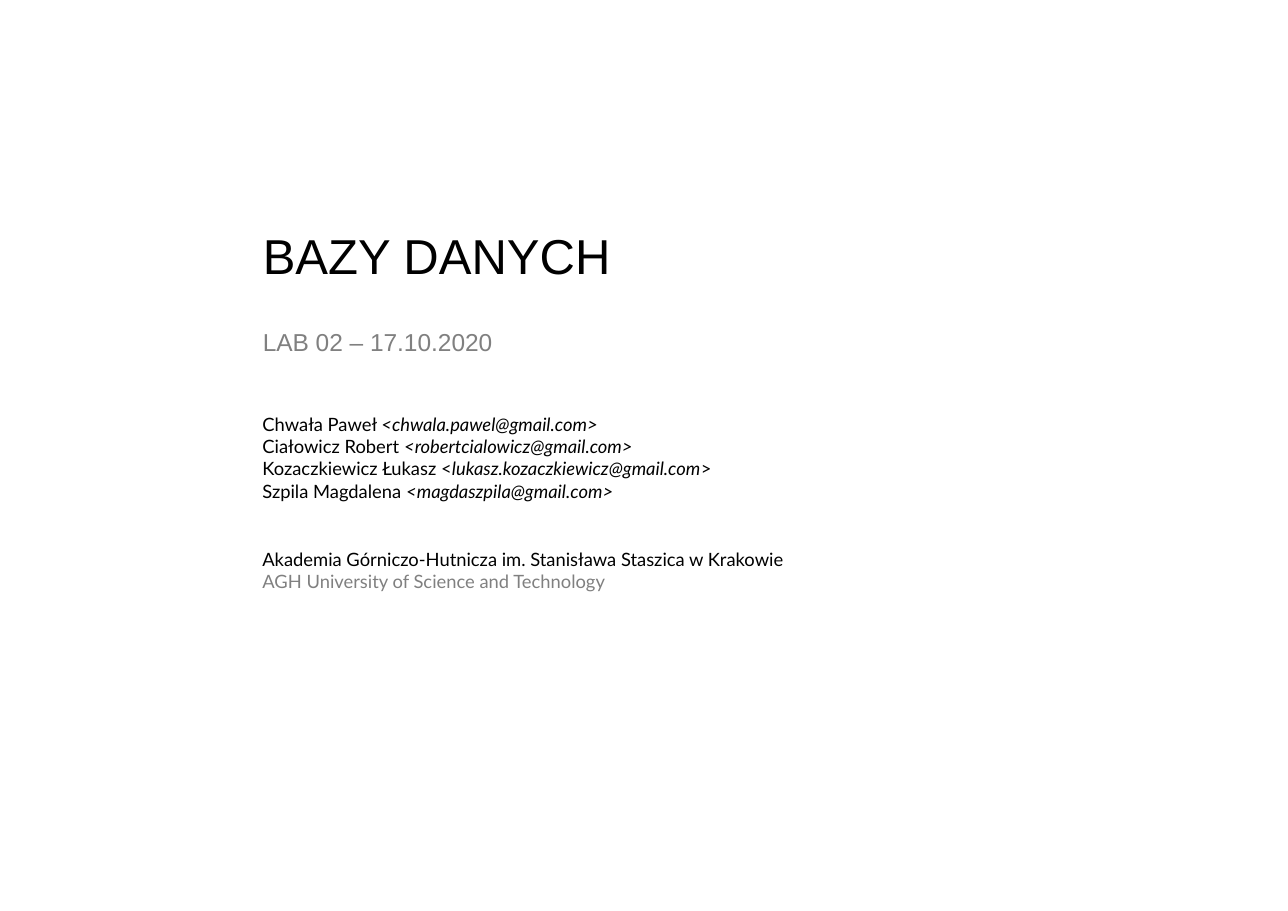
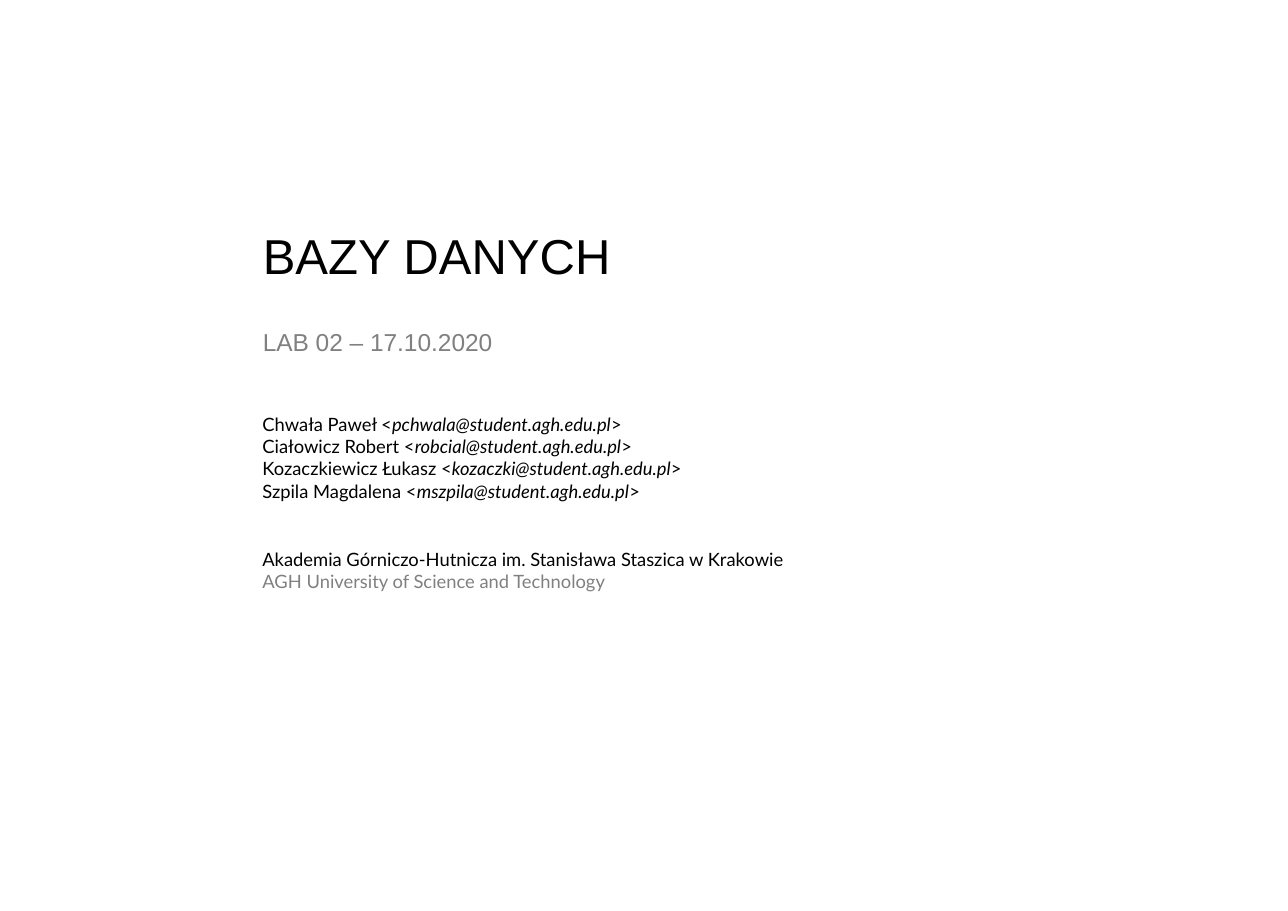
Before and after one commit to robertcialowicz/bazydanych2, a slide deck: slide 1 of Lab02.pptx. Drawn at 1288x911 pixels with LibreOffice and Linux fonts; fonts in the diff are those of the drawing; background and template pictures are left out. Boxes give left, top, right and bottom in pixels: in the first picture for what was removed or moved away, otherwise in the second. Text is boxed around its words. In the diff, an @@ line names an element or a change of style, - is before the commit and + after.

```diff
--- a/Lab02.pptx
+++ b/Lab02.pptx
@@ text at (262, 417, 682, 502): text changed @@
-Chwała Paweł <chwala.pawel@gmail.com>
-Ciałowicz Robert <robertcialowicz@gmail.com>
-Kozaczkiewicz Łukasz <lukasz.kozaczkiewicz@gmail.com>
-Szpila Magdalena <magdaszpila@gmail.com>
+Chwała Paweł <pchwala@student.agh.edu.pl>
+Ciałowicz Robert <robcial@student.agh.edu.pl>
+Kozaczkiewicz Łukasz <kozaczki@student.agh.edu.pl>
+Szpila Magdalena <mszpila@student.agh.edu.pl>
```
